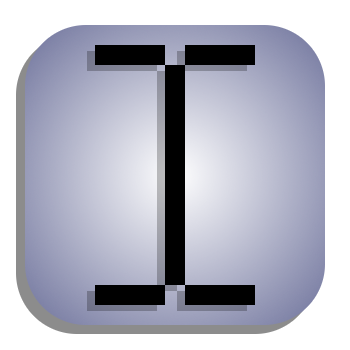
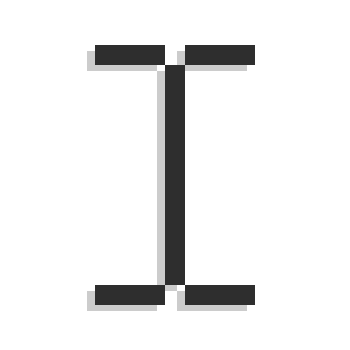
Layer changes from the first 350x350 image to the second:
"Layer copy": opacity 100% → 82% over [87,45,255,311]
hid "Background", painted on it over [25,25,325,325]
hid "Layer #1" over [16,34,316,334]
